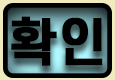
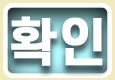
Layered file, before and after one edit (115x80). Changes by layer:
painted on "확인" over (x1=11, y1=16, x2=103, y2=66)
painted on "모서리가 둥근 직사각형 1" over (x1=3, y1=3, x2=112, y2=78)
